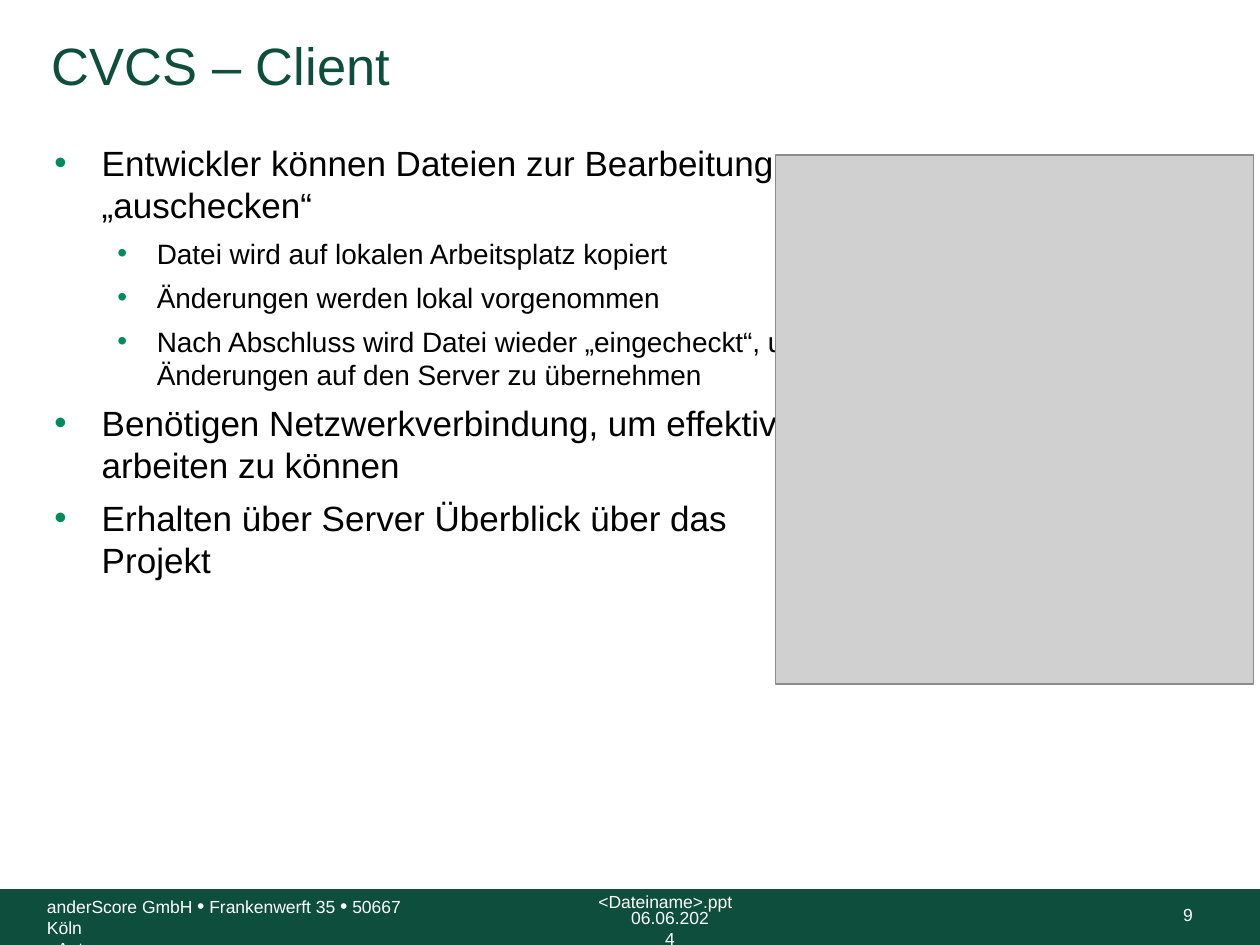
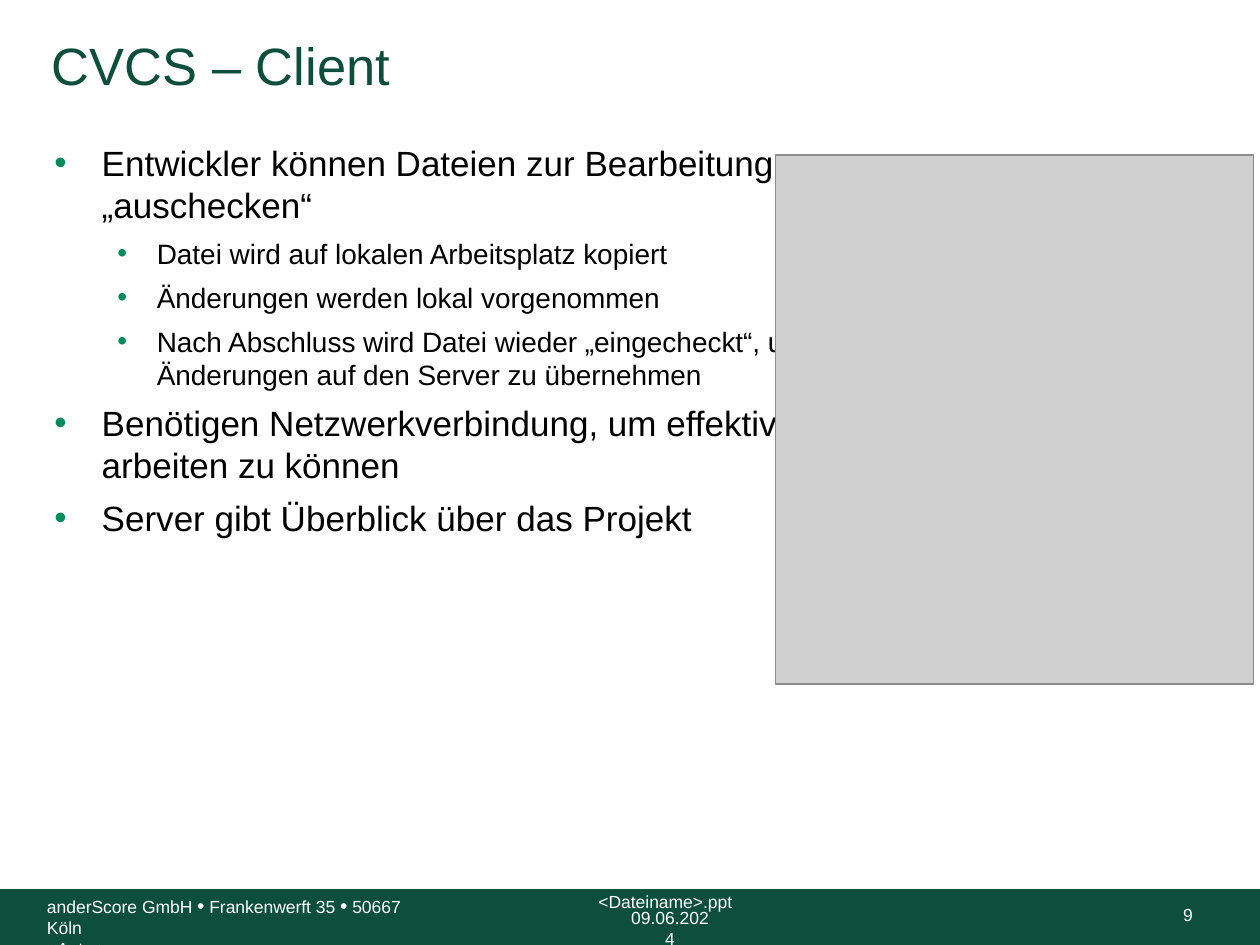
Before and after one commit to anderscore-gmbh/gitlab, a slide deck: slide 9 of slides/Tag-1_2-Git.pptx. Drawn at 1260x945 pixels with LibreOffice and Linux fonts; fonts in the diff are those of the drawing; grey boxes stand for pictures; background and template pictures are left out. Boxes give left, top, right and bottom in pixels: in the first picture for what was removed or moved away, otherwise in the second. Text is boxed around its words. In the diff, an @@ line names an element or a change of style, - is before the commit and + after.

```diff
--- a/slides/Tag-1_2-Git.pptx
+++ b/slides/Tag-1_2-Git.pptx
@@ text at (102, 503, 692, 538): text changed @@
-• Erhalten über Server Überblick über das Projekt
+• Server gibt Überblick über das Projekt
@@ text at (631, 911, 709, 924): text changed @@
-06.06.2024
+09.06.2024
```
Also in this commit, not shown: 58 other slides changed, 9 slides added, 1 slide removed, 8 other files.
